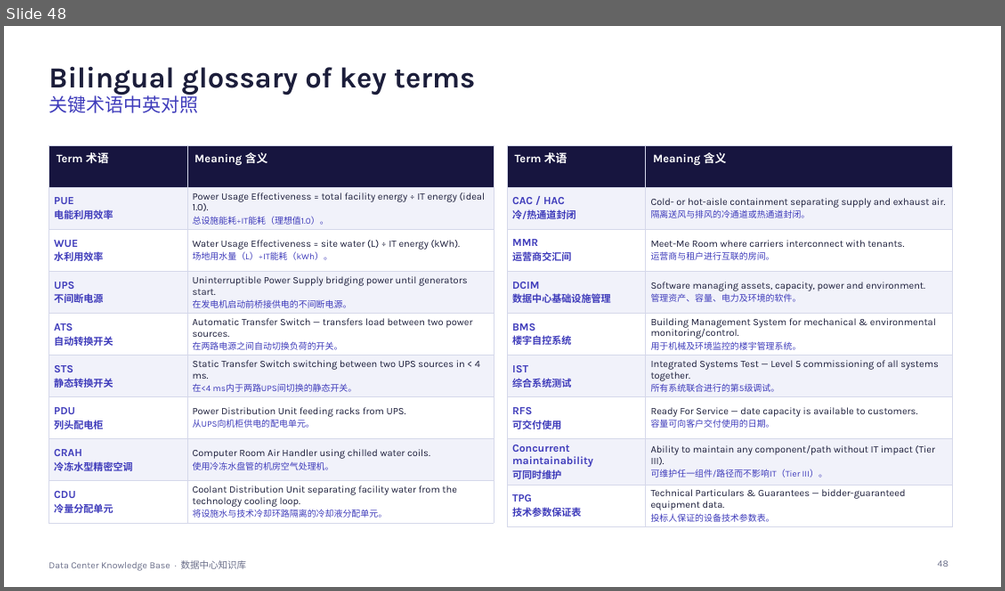
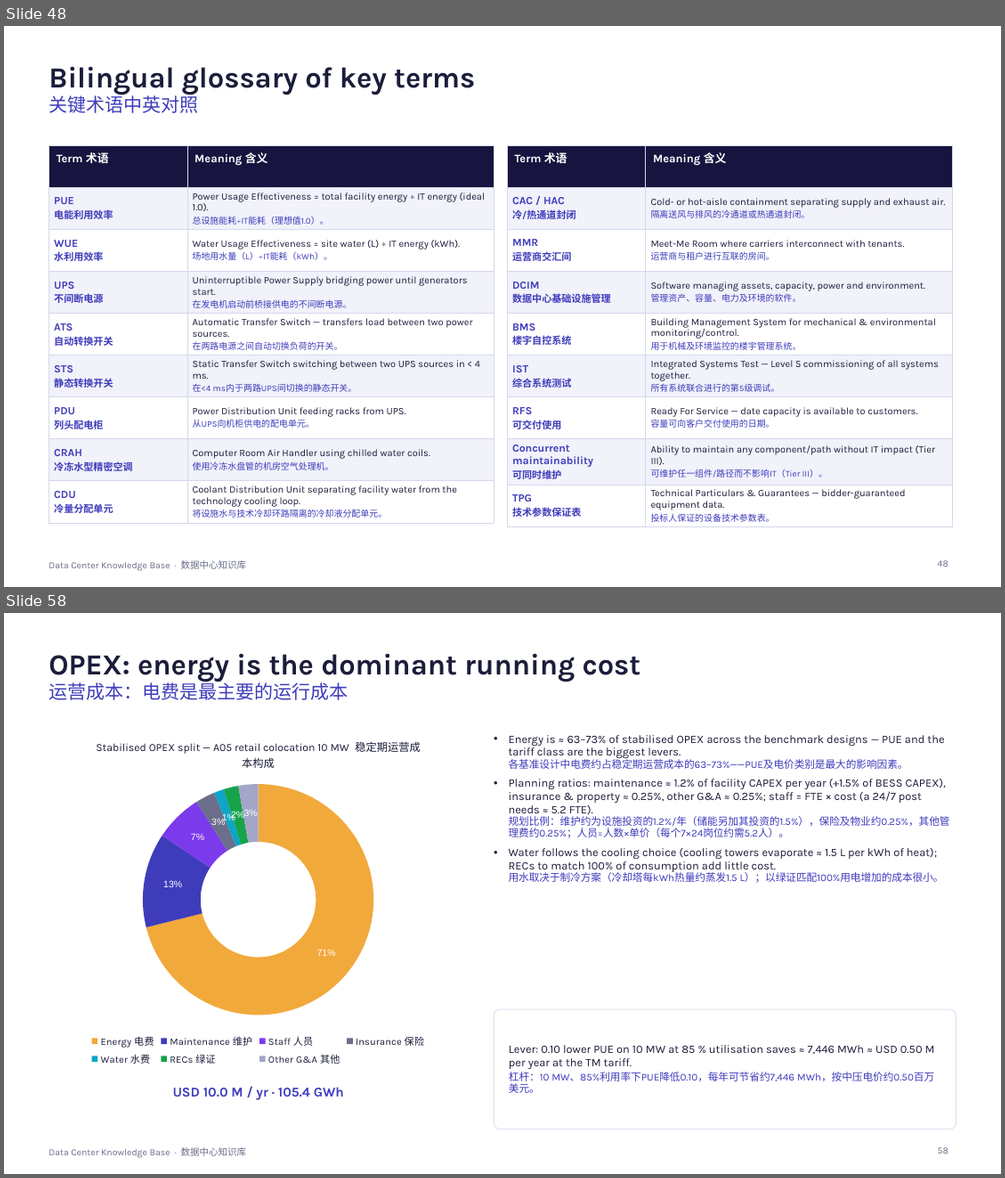
Before and after one commit to Alexandervsq/Data-Center-Project-Assessment, a slide deck: downloads/Data Center Knowledge Base (EN-ZH).pptx. Shown one above the other, each under a label of ours: slide 48 before the commit, slides 48 and 58 after it; the slides between them are not shown. The pictures are 1005x591 and 1005x1178 pixels, drawn with LibreOffice and Linux fonts; fonts in the diff are those of the drawing. Boxes give left, top, right and bottom in pixels: in the first picture for what was removed or moved away, otherwise in the second. Text is boxed around its words. In the diff, an @@ line names an element or a change of style, - is before the commit and + after.

```diff
--- a/downloads/Data Center Knowledge Base (EN-ZH).pptx
+++ b/downloads/Data Center Knowledge Base (EN-ZH).pptx
@@ slide 58 added at (x1=4, y1=613, x2=1001, y2=1174), background #FFFFFF; not listed: 1 template element that a slide beside it also shows @@
@@ title added at (x1=48, y1=653, x2=641, y2=682), 28 pt, text #1B1D3A, bold @@
+OPEX: energy is the dominant running cost
@@ text added at (x1=48, y1=680, x2=348, y2=700), 18 pt, text #3F3CBB @@
+运营成本：电费是最主要的运行成本
@@ doughnut chart added at (x1=48, y1=725, x2=468, y2=1070) @@
+title "Stabilised OPEX split — A05 retail colocation 10 MW  稳定期运营成本构成"
+categories: Energy 电费, Maintenance 维护, Staff 人员, Insurance 保险, Water 水费, RECs 绿证, Other G&A 其他
+Series 1: 71, 13, 7, 3, 1, 2, 3
@@ text added at (x1=509, y1=735, x2=950, y2=883), 11 pt, text #1B1D3A @@
+• Energy is ≈ 63–73% of stabilised OPEX across the benchmark designs — PUE and the tariff class are the biggest levers.
+  各基准设计中电费约占稳定期运营成本的63–73%——PUE及电价类别是最大的影响因素。
+• Planning ratios: maintenance ≈ 1.2% of facility CAPEX per year (+1.5% of BESS CAPEX), insurance & property ≈ 0.25%, other G&A ≈ 0.25%; staff = FTE × cost (a 24/7 post needs ≈ 5.2 FTE).
+  规划比例：维护约为设施投资的1.2%/年（储能另加其投资的1.5%），保险及物业约0.25%，其他管理费约0.25%；人员=人数×单价（每个7×24岗位约需5.2人）。
+• Water follows the cooling choice (cooling towers evaporate ≈ 1.5 L per kWh of heat); RECs to match 100% of consumption add little cost.
+  用水取决于制冷方案（冷却塔每kWh热量约蒸发1.5 L）；以绿证匹配100%用电增加的成本很小。
@@ rounded rectangle added at (x1=494, y1=1009, x2=956, y2=1129), fill #FFFFFF, outline #E1E3F2 1 pt @@
@@ text added at (x1=509, y1=1045, x2=935, y2=1093), 11 pt, text #1B1D3A @@
+Lever: 0.10 lower PUE on 10 MW at 85 % utilisation saves ≈ 7,446 MWh ≈ USD 0.50 M per year at the TM tariff.
+杠杆：10 MW、85%利用率下PUE降低0.10，每年可节省约7,446 MWh，按中压电价约0.50百万美元。
@@ text added at (x1=173, y1=1086, x2=344, y2=1100), 13 pt, text #3F3CBB, bold @@
+USD 10.0 M / yr · 105.4 GWh
@@ page number added at (x1=938, y1=1147, x2=948, y2=1153), 9 pt, text #6B6F8A @@
+58
```
Also in this commit, not shown: 4 slides changed, 17 other slides added, 3 other files.
